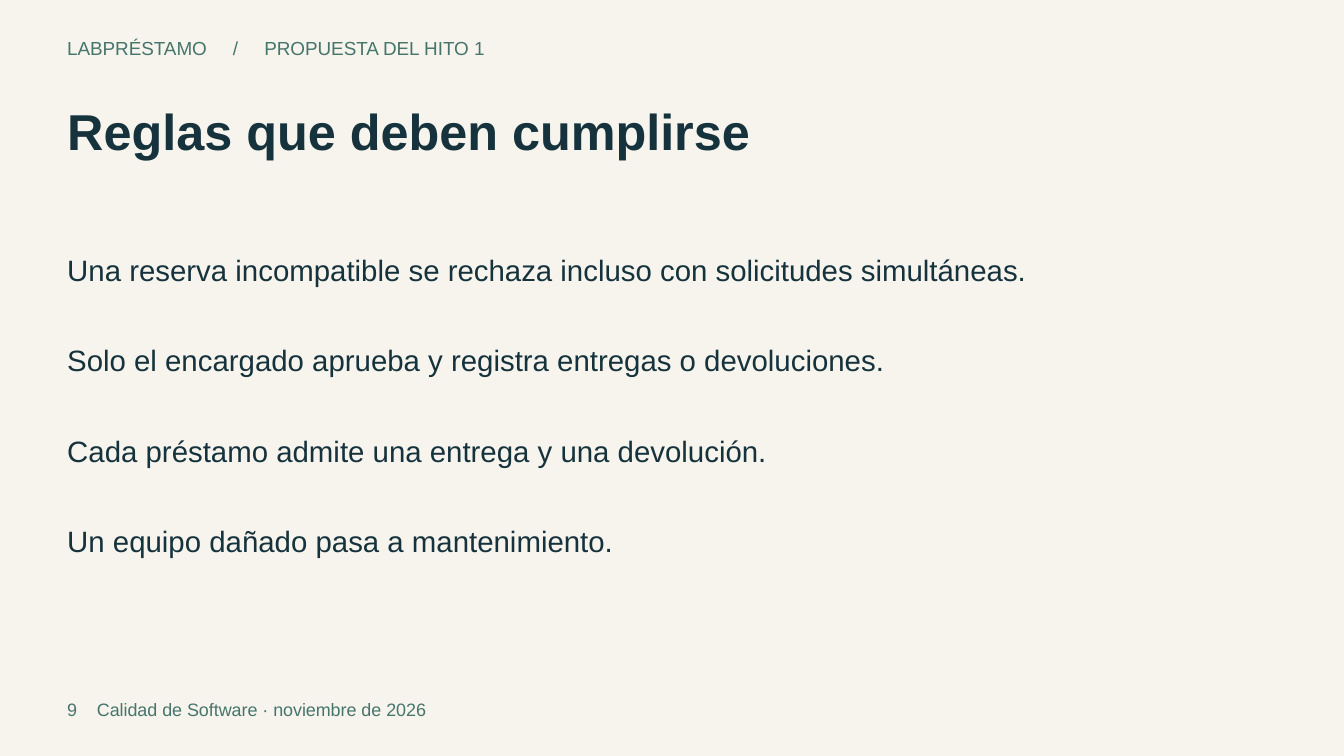
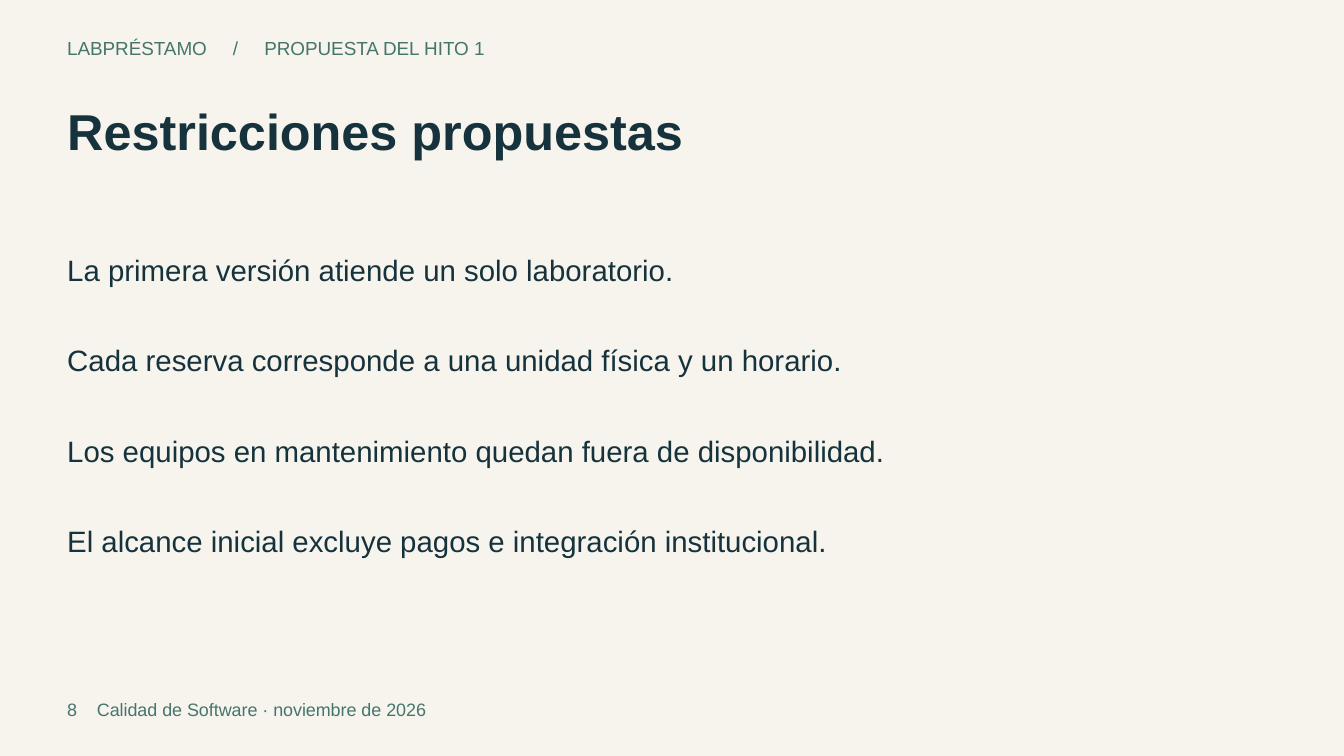
Before and after one commit to Piero-design/LabPrestamo, a slide deck: slide 8 of documentos/LabPrestamo_Hito_1.pptx (slide 9 before the commit). Drawn at 1344x756 pixels with LibreOffice and Linux fonts; fonts in the diff are those of the drawing. Boxes give left, top, right and bottom in pixels: in the first picture for what was removed or moved away, otherwise in the second. Text is boxed around its words. In the diff, an @@ line names an element or a change of style, - is before the commit and + after.

Commit message:
Ajustar al alcance del primer entregable e incorporar mockups

```diff
--- a/documentos/LabPrestamo_Hito_1.pptx
+++ b/documentos/LabPrestamo_Hito_1.pptx
@@ text at <box>67,113,682,160</box>: text changed @@
-Reglas que deben cumplirse
+Restricciones propuestas
@@ text at <box>67,259,673,287</box>: text changed @@
-Una reserva incompatible se rechaza incluso con solicitudes simultáneas.
+La primera versión atiende un solo laboratorio.
@@ text at <box>67,349,842,377</box>: text changed @@
-Solo el encargado aprueba y registra entregas o devoluciones.
+Cada reserva corresponde a una unidad física y un horario.
@@ text at <box>67,440,884,467</box>: text changed @@
-Cada préstamo admite una entrega y una devolución.
+Los equipos en mantenimiento quedan fuera de disponibilidad.
@@ text at <box>67,530,827,558</box>: text changed @@
-Un equipo dañado pasa a mantenimiento.
+El alcance inicial excluye pagos e integración institucional.
@@ text at <box>67,703,426,716</box>: text changed @@
-9 Calidad de Software · noviembre de 2026
+8 Calidad de Software · noviembre de 2026
```
Also in this commit, not shown: 6 other slides changed, 3 slides added, 8 slides removed, 8 other files.
